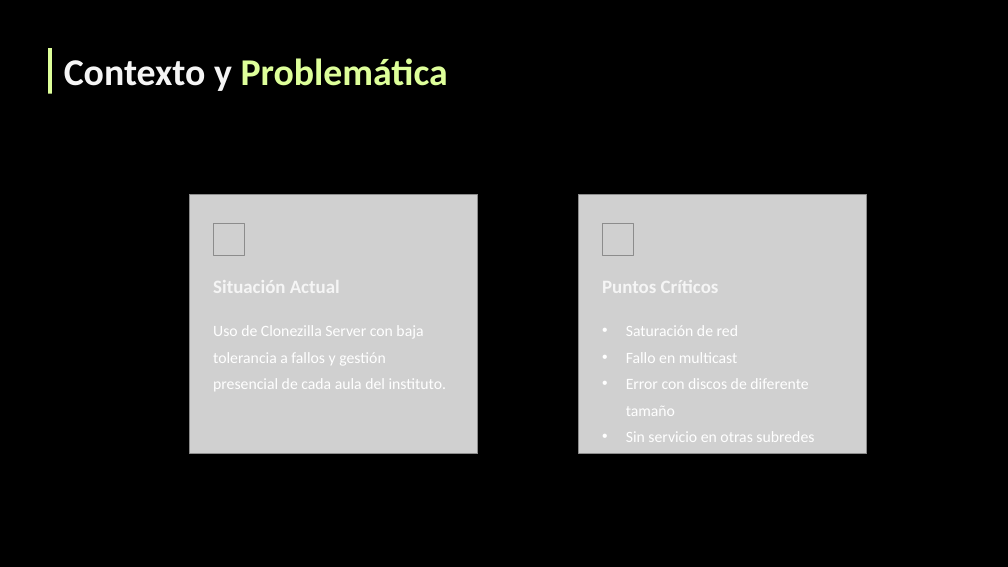
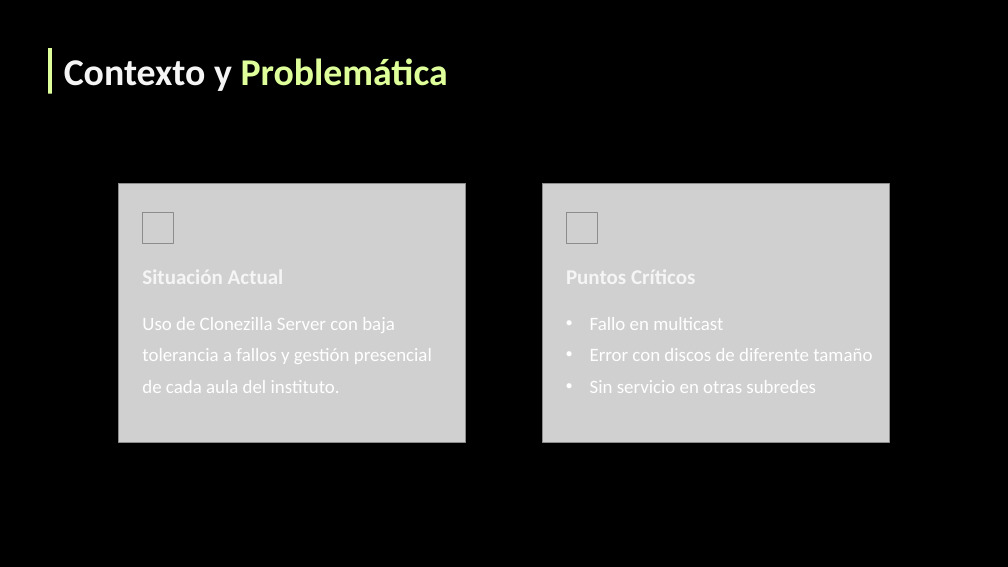
Before and after one commit to cristobal90palma/fog_project_2ASIR_2025-26, a slide deck: slide 2 of Documentación/Presentación.pptx. Drawn at 1008x567 pixels with LibreOffice and Linux fonts; fonts in the diff are those of the drawing; grey boxes stand for pictures. Boxes give left, top, right and bottom in pixels: in the first picture for what was removed or moved away, otherwise in the second. Text is boxed around its words. In the diff, an @@ line names an element or a change of style, - is before the commit and + after.

```diff
--- a/Documentación/Presentación.pptx
+++ b/Documentación/Presentación.pptx
@@ picture: place and size @@
-picture at (190,194,478,454)
+picture at (119,183,466,442)
@@ picture: place and size @@
-picture at (578,194,867,454)
+picture at (542,183,889,442)
@@ picture: place and size @@
-picture at (213,224,245,256)
+picture at (142,212,174,244)
@@ picture: place and size @@
-picture at (603,224,634,256)
+picture at (566,212,598,244)
@@ text "Situación Actual": place and size @@
-text "Situación Actual" at (213,276,340,299)
+text "Situación Actual" at (142,265,284,291)
@@ text "Situación Actual" at (142,265,284,291): size 18 to 20 pt @@
@@ text "Puntos Críticos" at (566,265,695,291): size 18 to 20 pt @@
@@ text "Puntos Críticos": place and size @@
-text "Puntos Críticos" at (602,276,719,299)
+text "Puntos Críticos" at (566,265,695,291)
@@ text "Uso de Clonezilla Server con ...": place and size @@
-text "Uso de Clonezilla Server con ..." at (213,325,447,391)
+text "Uso de Clonezilla Server con ..." at (142,317,432,393)
@@ text "Uso de Clonezilla Server con ..." at (142,317,432,393): size 15 to 18 pt @@
@@ text "Fallo en multicast" at (590,317,872,393): size 15 to 18 pt @@
@@ text "Fallo en multicast": place and size @@
-text "Fallo en multicast" at (626,326,814,442)
+text "Fallo en multicast" at (590,317,872,393)
@@ text at (626,326,738,336): paragraph removed @@
-• Saturación de red
```
Also in this commit, not shown: 9 other slides changed, 1 slide added, 2 slides removed.
